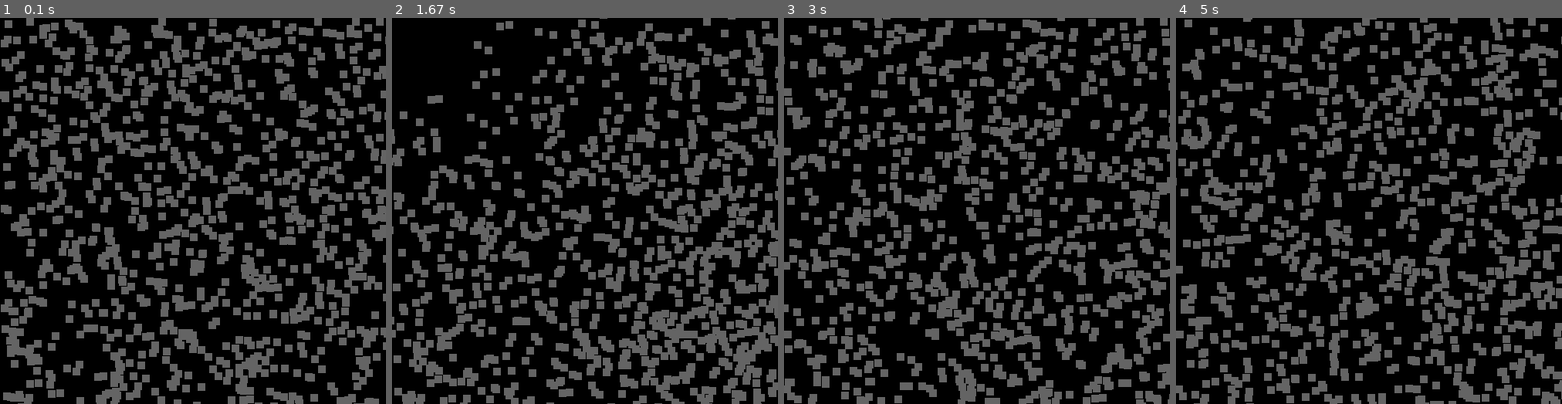
Above: before the commit, frames 1-4 (left to right).
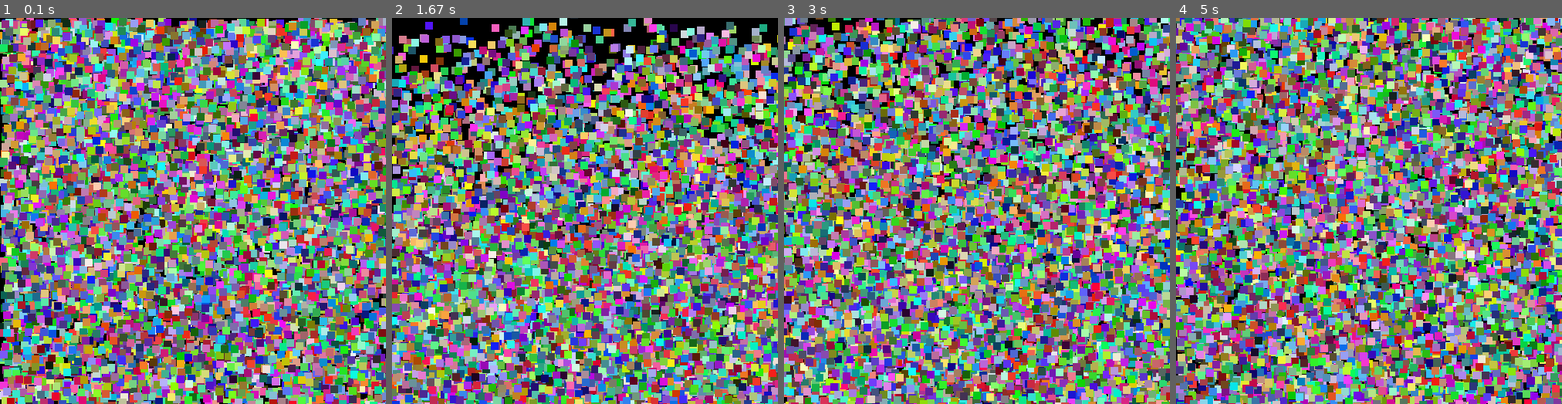
Above: after the commit, the same moments.

Repository: DeaSTL/pygame-OO
Game: pygame game, started from main.py
Two runs of this game, one before a commit and one after it. Both use one fixed random seed, a clock stepped at 60 frames per second and the inputs below.
Inputs:
- Up to frame 1 (0.1 s): no input
- Up to frame 2 (1.67 s): no input
- Up to frame 3 (3 s): no input
- Up to frame 4 (5 s): no input

The runs differ from the first frame. In frame 1, 97% of the frame differs, in the area x 0-100%, y 0-100%; in frame 2, 91%; in frame 3, 97%; in frame 4, 98%.

Commit message:
screen vomit

Diff:
--- a/main.py
+++ b/main.py
@@ -5,7 +5,7 @@
 class main(pygameapp.App):
 
 	def createParticles(self):
-		for i in range(1,1000):
+		for i in range(1,10000):
 			global particle_array
 			rand_pos = (random.randrange(0,self.getWindowWidth()),
 				random.randrange(0,self.getWindowHeight()))
@@ -13,22 +13,26 @@
 	def drawParticles(self):
 		global particle_array
 		for pos in particle_array:
-			self.pygame.draw.rect(self.display,(100,100,100),(pos.getPosition()[0],pos.getPosition()[1],10,10),0)
+			self.pygame.draw.rect(self.display,pos.color,(pos.getPosition()[0],pos.getPosition()[1],10,10),0)
 	def applyForce(self):
 		global particle_array
 		for part in particle_array:
-			part.setPositionX(part.getPositionX()+part.speed)
-			part.setPositionY(part.getPositionY()+part.speed)
+			part.setPositionX(part.getPositionX()+part.speed*part.getSlope()[0])
+			part.setPositionY(part.getPositionY()+part.speed*part.getSlope()[1])
 	def checkCollision(self):
 		for part in particle_array:
 			if part.getPositionX() > self.getWindowWidth():
 				part.setSpeed(-part.getSpeed())
+				part.setAngle(part.getAngle()+90)
 			if part.getPositionX() < 0:
 				part.setSpeed(-part.getSpeed())
+				part.setAngle(part.getAngle()+90)
 			if part.getPositionY() > self.getWindowHeight():
 				part.setSpeed(-part.getSpeed())
+				part.setAngle(part.getAngle()+90)
 			if part.getPositionY() < 0:
 				part.setSpeed(-part.getSpeed())
+				part.setAngle(part.getAngle()+90)
 	def onStart(self):
 		self.createParticles()
 		self.drawParticles()
--- a/particle.py
+++ b/particle.py
@@ -1,11 +1,20 @@
 import random
+import math
 class sand(object):
 	def __init__(self,position):
 		self.partPosition = list(position)
 		self.speed = random.randrange(1,15)
+		self.angle = random.randrange(1,180)
+
+		self.XSlope = math.cos(math.radians(self.angle))
+		self.YSlope = math.sin(math.radians(self.angle))
 
 		self.partX = self.partPosition[0]
 		self.partY = self.partPosition[1]
+
+		self.color = (random.randrange(1,255),
+			random.randrange(1,255),
+			random.randrange(1,255))
 	def setPosition(self,position):
 		self.partPosition = position
 	def setPositionX(self,positionX):
@@ -14,6 +23,10 @@
 		self.partPosition[1] = positionY
 	def setSpeed(self,speed):
 		self.speed = speed
+	def setAngle(self,angle):
+		self.angle = angle
+		self.XSlope = math.cos(math.radians(self.angle))
+		self.YSlope = math.sin(math.radians(self.angle))
 
 	def getPosition(self):
 		return self.partPosition
@@ -23,3 +36,7 @@
 		return self.partPosition[1]
 	def getSpeed(self):
 		return self.speed
+	def getAngle(self):
+		return self.angle
+	def getSlope(self):
+		return (self.XSlope,self.YSlope)
